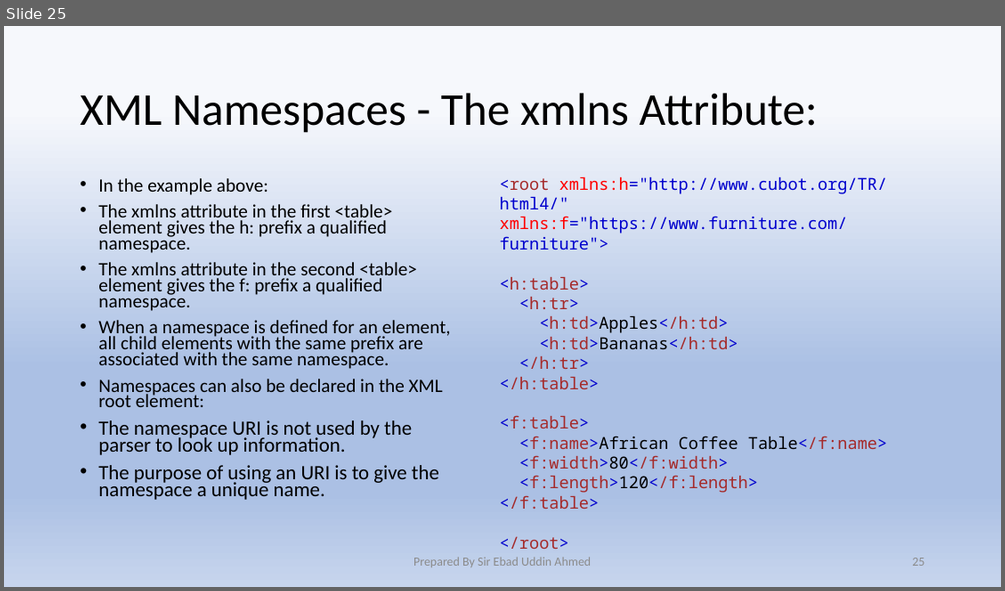
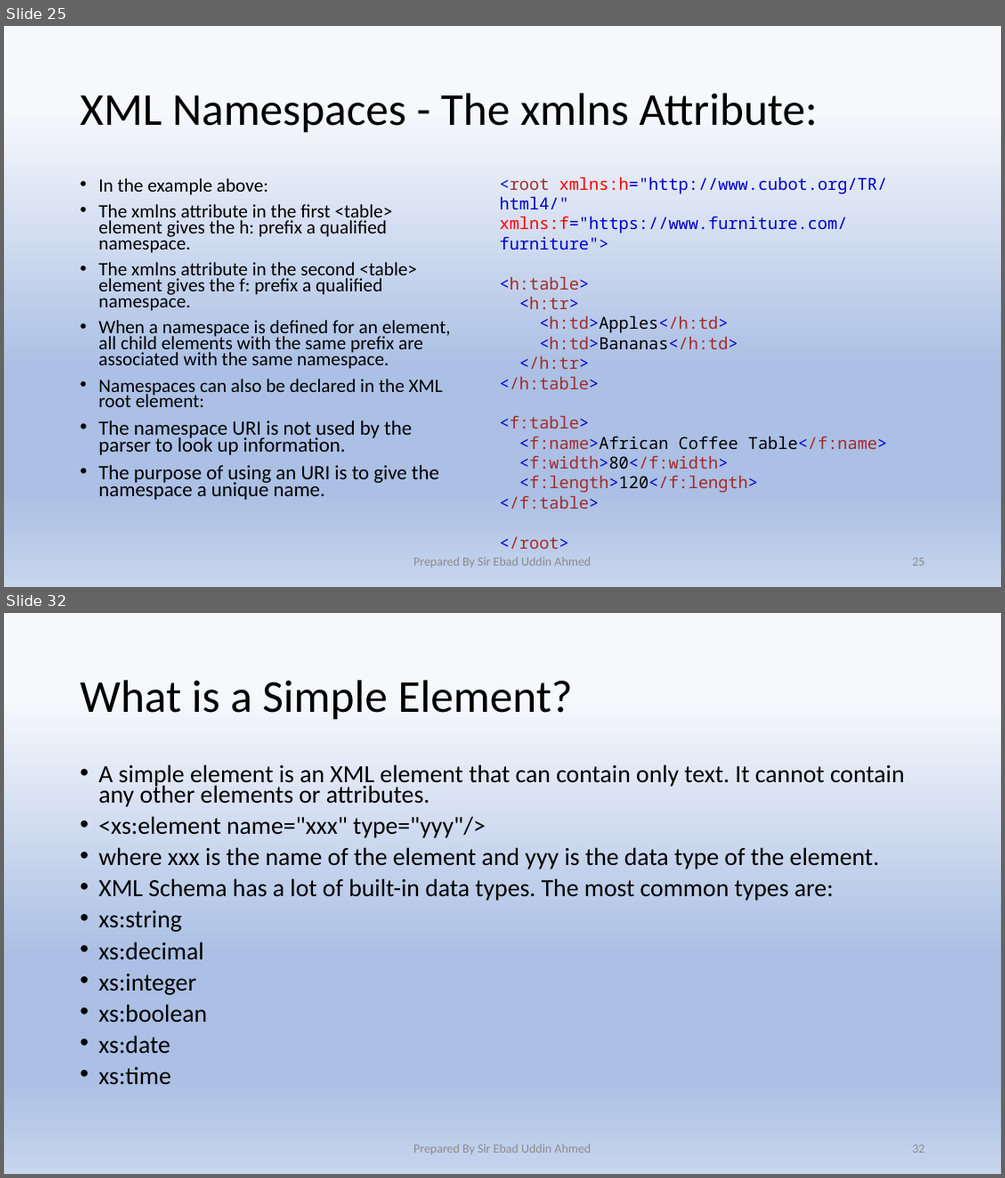
Before and after one commit to Ebad-uddin/Documentation, a slide deck: XML.pptx. Shown one above the other, each under a label of ours: slide 25 before the commit, slides 25 and 32 after it; the slides between them are not shown. The pictures are 1005x591 and 1005x1178 pixels, drawn with LibreOffice and Linux fonts; fonts in the diff are those of the drawing. Boxes give left, top, right and bottom in pixels: in the first picture for what was removed or moved away, otherwise in the second. Text is boxed around its words. In the diff, an @@ line names an element or a change of style, - is before the commit and + after.

```diff
--- a/XML.pptx
+++ b/XML.pptx
@@ slide 32 added at (x1=4, y1=613, x2=1001, y2=1174), background gradient #F6F8FC to #ABC0E4 to #C7D5ED @@
@@ title added at (x1=80, y1=680, x2=573, y2=720), 44 pt, text #000000 @@
+What is a Simple Element?
@@ text added at (x1=98, y1=764, x2=905, y2=1085), 23.8 pt, text #000000 @@
+• A simple element is an XML element that can contain only text. It cannot contain any other elements or attributes.
+• <xs:element name="xxx" type="yyy"/>
+• where xxx is the name of the element and yyy is the data type of the element.
+• XML Schema has a lot of built-in data types. The most common types are:
+• xs:string
+• xs:decimal
+• xs:integer
+• xs:boolean
+• xs:date
+• xs:time
@@ text added at (x1=413, y1=1143, x2=591, y2=1154), 12 pt, text #8C8C8C @@
+Prepared By Sir Ebad Uddin Ahmed
@@ page number added at (x1=912, y1=1144, x2=924, y2=1152), 12 pt, text #8C8C8C @@
+32
```
Also in this commit, not shown: 2 slides changed, 4 other slides added.
